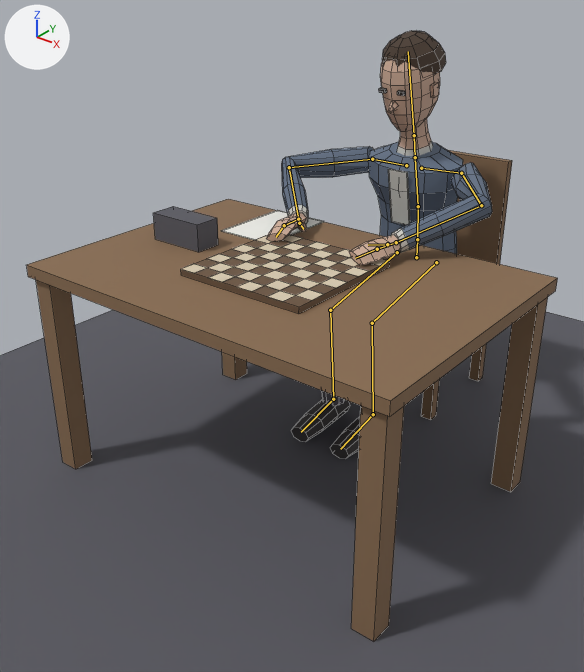
What one commit did to the Blender file art/characters/player.blend.
Both versions are drawn from a camera (50 mm lens) standing at (1.419, -2.548, 1.596) and looking at (-0.061, -0.698, 0.449). The axes (+X, +Y, +Z) are drawn at upper left. The lights are the same throughout. The older version comes first. Both versions are drawn at frame 66 of the action 'sit_nervous'; the numbers are the values there. The bones that bend it are drawn over the model as lines. Mesh edges are drawn as thin lines.

Objects in the first picture: 'Body', 'Hair_Short', 'Ref_Board', 'Ref_ChairBack', 'Ref_Clock', 'Ref_Floor', 'Ref_Sheet', 'Ref_TableLeg', 'Ref_TableLeg.002', 'Ref_TableLeg.003', 'Ref_TableTop' and 35 more.
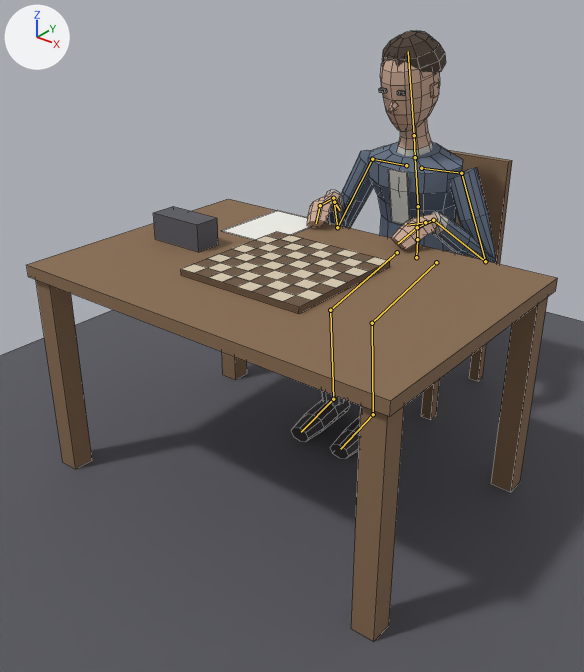
Changed parts and their boxes (x1, y1, x2, y2) in the pictures (584 x 672 px):
'Body', posed (9% narrower): before (266, 60, 492, 459); after (291, 60, 496, 459)
bone 'UpperArm.L', root to tip: before (461, 173) to (481, 205); after (461, 173) to (485, 261)
bone 'Forearm.L', root to tip: before (481, 205) to (396, 242); after (485, 261) to (433, 220)
bone 'Hand.L', root to tip: before (396, 242) to (377, 249); after (433, 220) to (417, 227)
bone 'Fingers.L', root to tip: before (377, 249) to (355, 258); after (417, 227) to (398, 243)
bone 'Thumb.L', root to tip: before (387, 244) to (368, 245); after (425, 222) to (407, 225)
bone 'UpperArm.R', root to tip: before (372, 159) to (289, 167); after (372, 159) to (337, 227)
bone 'Forearm.R', root to tip: before (289, 167) to (298, 219); after (337, 227) to (333, 198)
bone 'Hand.R', root to tip: before (298, 219) to (284, 225); after (333, 198) to (320, 205)
bone 'Fingers.R', root to tip: before (284, 225) to (276, 237); after (320, 205) to (316, 223)
bone 'Thumb.R', root to tip: before (299, 223) to (303, 229); after (334, 202) to (339, 210)

What changed in the scene script:
```text
Change bone_upperarm_l:
    where bone_upperarm_l = bpy.data.objects['Armature'].pose.bones['UpperArm.L']  # child of 'Shoulder.L'
    bone_upperarm_l.rotation_quaternion: (0.728, 0.33, 0.275, 0.535) -> (0.988, 0.146, 0.01, -0.052)  # degrees (51, 3, 74) -> degrees (17, 2, -6)
Change bone_forearm_l:
    where bone_forearm_l = bpy.data.objects['Armature'].pose.bones['Forearm.L']  # child of 'UpperArm.L'
    bone_forearm_l.rotation_quaternion: (0.818, 0.576, 0.0, 0.0) -> (0.505, 0.863, 0.0, 0.0)  # degrees (70, 0, 0) -> degrees (119, 0, 0)
Change bone_hand_l:
    where bone_hand_l = bpy.data.objects['Armature'].pose.bones['Hand.L']  # child of 'Forearm.L'
    bone_hand_l.rotation_quaternion: (0.883, -0.354, -0.167, 0.26) -> (0.81, -0.418, 0.369, -0.179)  # degrees (-46, -6, 36) -> degrees (-65, 27, -42)
Change bone_fingers_l:
    where bone_fingers_l = bpy.data.objects['Armature'].pose.bones['Fingers.L']  # child of 'Hand.L'
    bone_fingers_l.rotation_quaternion: (0.993, 0.0, 0.0, -0.122) -> (0.956, 0.0, 0.0, -0.292)  # degrees (0, 0, -14) -> degrees (0, 0, -34)
Change bone_thumb_l:
    where bone_thumb_l = bpy.data.objects['Armature'].pose.bones['Thumb.L']  # child of 'Hand.L'
    bone_thumb_l.rotation_quaternion: (0.999, 0.0, 0.0, -0.052) -> (0.993, 0.0, 0.0, -0.118)  # degrees (0, 0, -6) -> degrees (0, 0, -14)
Change bone_upperarm_r:
    where bone_upperarm_r = bpy.data.objects['Armature'].pose.bones['UpperArm.R']  # child of 'Shoulder.R'
    bone_upperarm_r.rotation_quaternion: (0.71, 0.323, -0.278, -0.561) -> (0.987, 0.157, -0.008, 0.02)  # degrees (50, -2, -77) -> degrees (18, -1, 2)
Change bone_forearm_r:
    where bone_forearm_r = bpy.data.objects['Armature'].pose.bones['Forearm.R']  # child of 'UpperArm.R'
    bone_forearm_r.rotation_quaternion: (0.817, 0.577, 0.0, 0.0) -> (0.503, 0.865, 0.0, 0.0)  # degrees (70, 0, 0) -> degrees (120, 0, 0)
Change bone_hand_r:
    where bone_hand_r = bpy.data.objects['Armature'].pose.bones['Hand.R']  # child of 'Forearm.R'
    bone_hand_r.rotation_quaternion: (0.882, -0.355, 0.176, -0.256) -> (0.807, -0.431, -0.358, 0.185)  # degrees (-46, 7, -36) -> degrees (-66, -25, 42)
Change bone_fingers_r:
    where bone_fingers_r = bpy.data.objects['Armature'].pose.bones['Fingers.R']  # child of 'Hand.R'
    bone_fingers_r.rotation_quaternion: (0.993, 0.0, 0.0, 0.122) -> (0.956, 0.0, 0.0, 0.292)  # degrees (0, 0, 14) -> degrees (0, 0, 34)
Change bone_thumb_r:
    where bone_thumb_r = bpy.data.objects['Armature'].pose.bones['Thumb.R']  # child of 'Hand.R'
    bone_thumb_r.rotation_quaternion: (0.999, 0.0, 0.0, 0.052) -> (0.993, 0.0, 0.0, 0.118)  # degrees (0, 0, 6) -> degrees (0, 0, 14)
```
